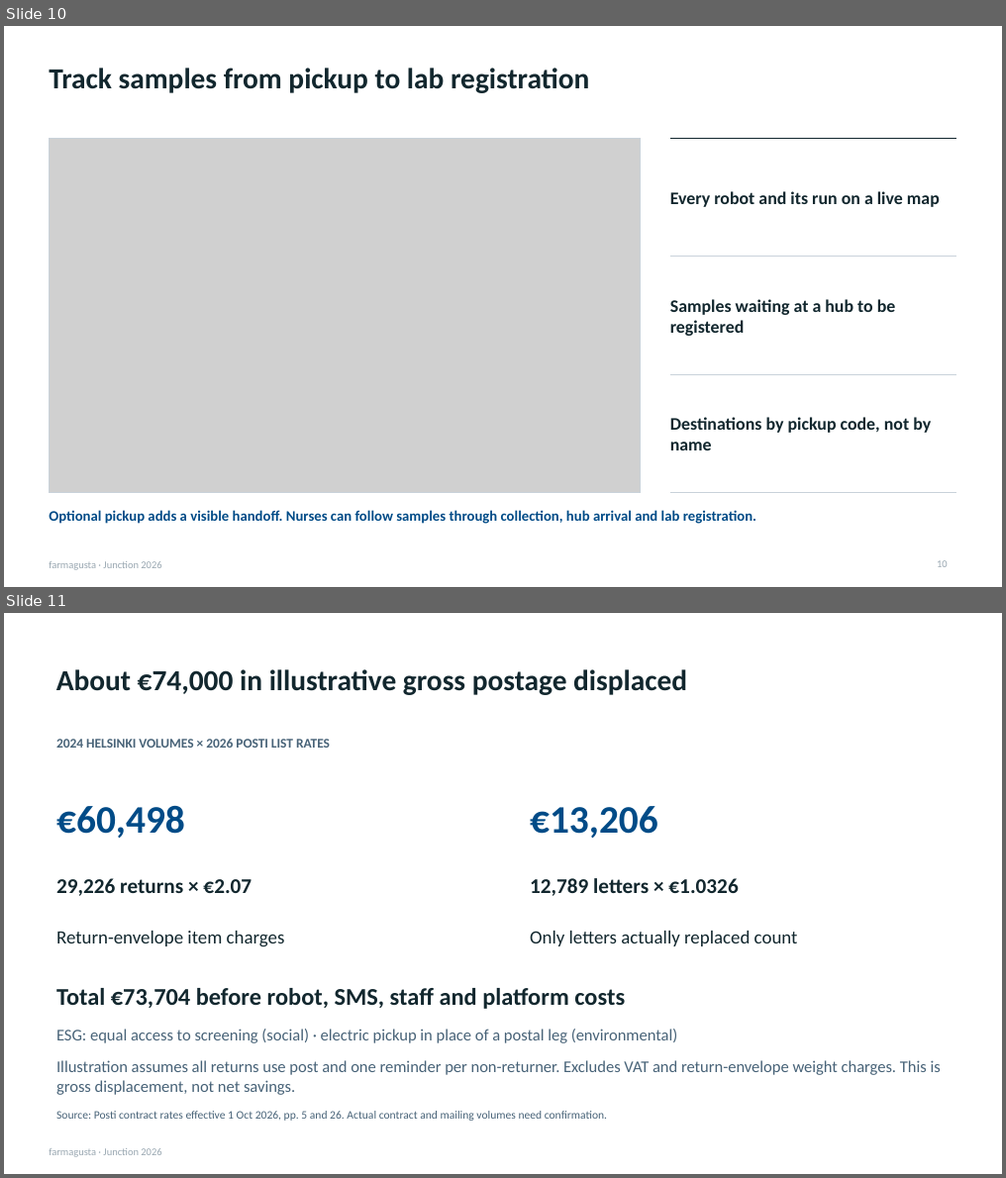
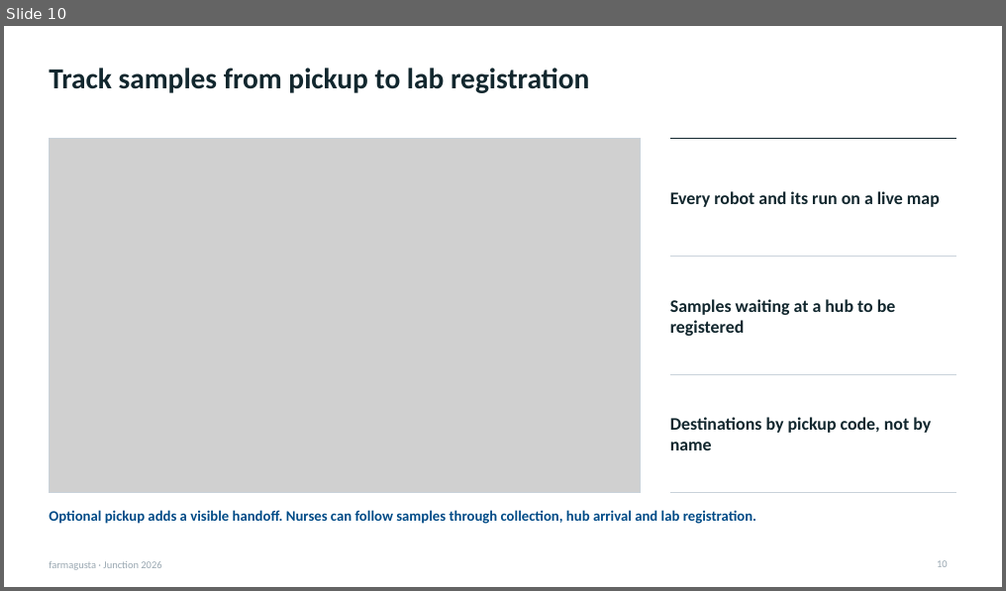
Before and after one commit to rromppanen/junction26, a slide deck: docs/pitch/farmagusta-screening-attendance.pptx. Shown one above the other, each under a label of ours: slides 10 and 11 before the commit, slide 10 after it. The pictures are 1006x1178 and 1006x591 pixels, drawn with LibreOffice and Linux fonts; fonts in the diff are those of the drawing; grey boxes stand for pictures. Boxes give left, top, right and bottom in pixels: in the first picture for what was removed or moved away, otherwise in the second. Text is boxed around its words. In the diff, an @@ line names an element or a change of style, - is before the commit and + after.

```diff
--- a/docs/pitch/farmagusta-screening-attendance.pptx
+++ b/docs/pitch/farmagusta-screening-attendance.pptx
@@ slide 11 removed at [4,613,1002,1174], background #FFFFFF; not listed: 1 template element that a slide beside it also shows @@
@@ text removed at [56,669,687,695] @@
-About €74,000 in illustrative gross postage displaced
@@ text removed at [56,739,330,748] @@
-2024 HELSINKI VOLUMES × 2026 POSTI LIST RATES
@@ text removed at [56,805,185,838] @@
-€60,498
@@ text removed at [530,806,658,838] @@
-€13,206
@@ text removed at [56,878,252,896] @@
-29,226 returns × €2.07
@@ text removed at [530,878,738,896] @@
-12,789 letters × €1.0326
@@ text removed at [56,931,285,948] @@
-Return-envelope item charges
@@ text removed at [530,931,798,947] @@
-Only letters actually replaced count
@@ text removed at [56,988,625,1009] @@
-Total €73,704 before robot, SMS, staff and platform costs
@@ text removed at [56,1029,678,1044] @@
-ESG: equal access to screening (social) · electric pickup in place of a postal leg (environmental)
@@ text removed at [56,1060,941,1095] @@
-Illustration assumes all returns use post and one reminder per non-returner. Excludes VAT and return-envelope weight charges. This is gross displacement, not net savings.
@@ text removed at [56,1111,607,1121] @@
-Source: Posti contract rates effective 1 Oct 2026, pp. 5 and 26. Actual contract and mailing volumes need confirmation.
```
Also in this commit, not shown: 1 slide changed, 2 slides added.
